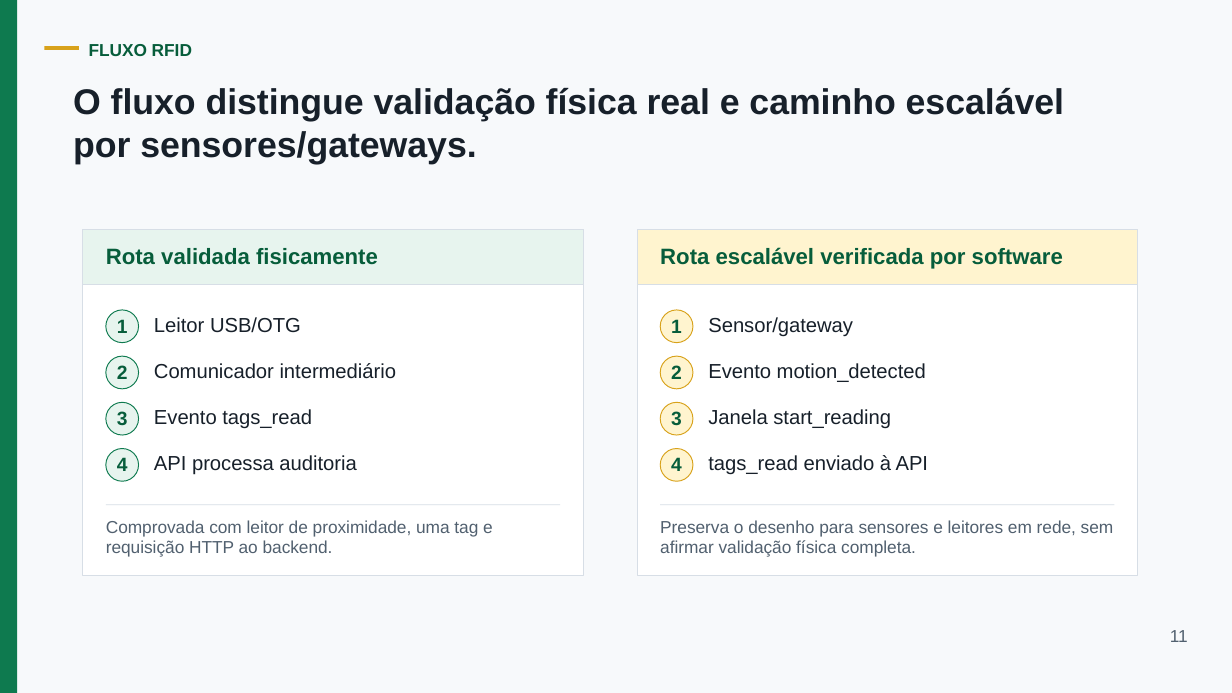
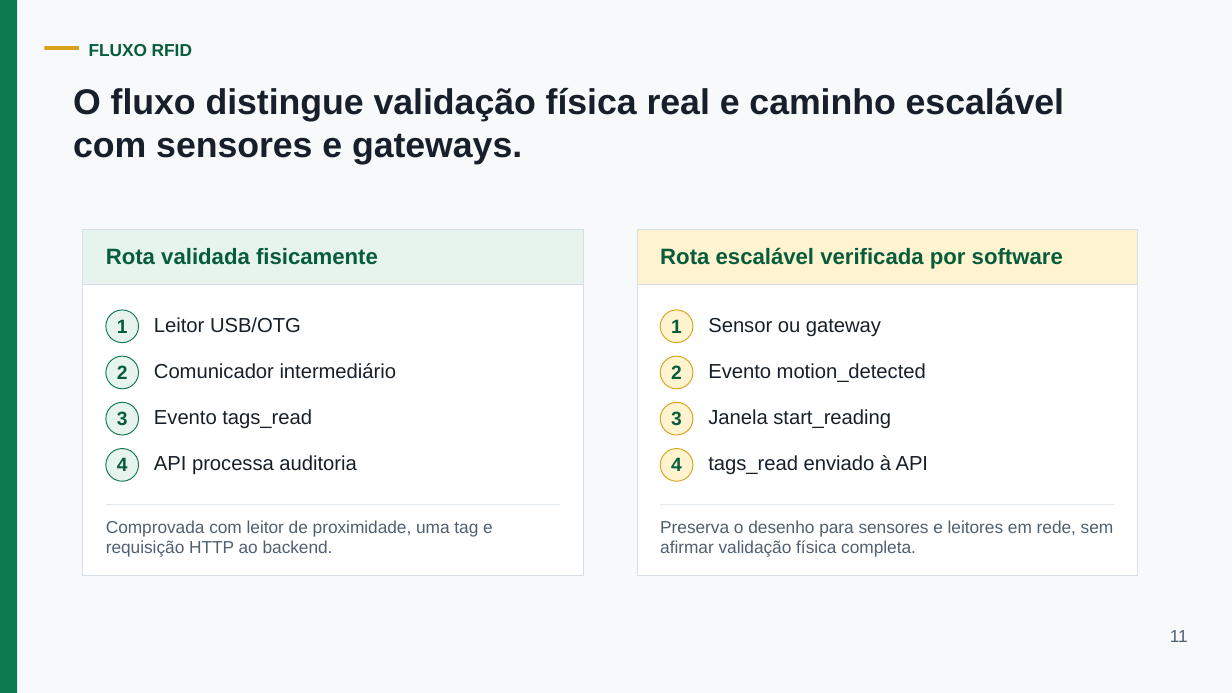
Before and after one commit to EzekLobo/InventoryRFID, a slide deck: slide 11 of docs/tcc/apresentacao-inventoryrfid-15min.pptx. Drawn at 1232x693 pixels with LibreOffice and Linux fonts; fonts in the diff are those of the drawing. Boxes give left, top, right and bottom in pixels: in the first picture for what was removed or moved away, otherwise in the second. Text is boxed around its words. In the diff, an @@ line names an element or a change of style, - is before the commit and + after.

Commit message:
docs(slides): revise defense presentation grammar

```diff
--- a/docs/tcc/apresentacao-inventoryrfid-15min.pptx
+++ b/docs/tcc/apresentacao-inventoryrfid-15min.pptx
@@ text at <box>73,88,1064,164</box>: text changed @@
-O fluxo distingue validação física real e caminho escalável por sensores/gateways.
+O fluxo distingue validação física real e caminho escalável com sensores e gateways.
@@ text at <box>708,318,881,337</box>: text changed @@
-Sensor/gateway
+Sensor ou gateway
```
Also in this commit, not shown: 7 other slides changed, 28 other files.
